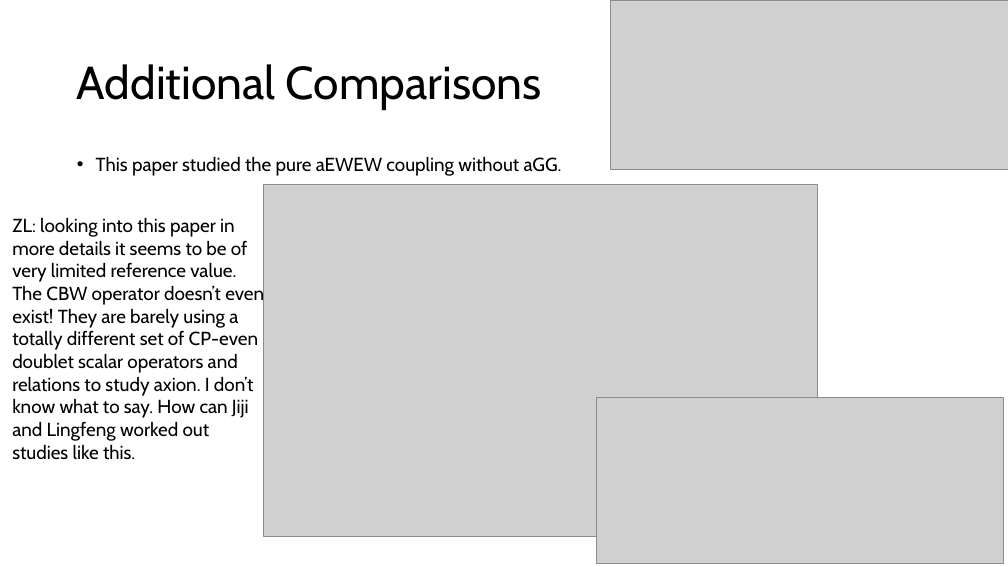
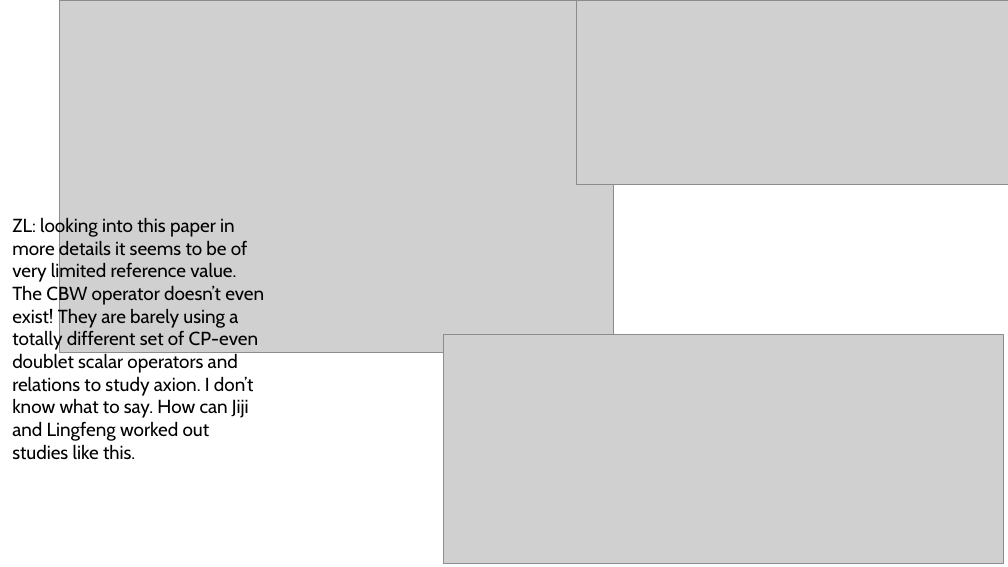
Before and after one commit to ZhenLiuPhys/AxionMuC, a slide deck: slide 15 of Slides/ZL_note_productions.pptx (slide 14 before the commit). Drawn at 1008x567 pixels with LibreOffice and Linux fonts; fonts in the diff are those of the drawing; grey boxes stand for pictures. Boxes give left, top, right and bottom in pixels: in the first picture for what was removed or moved away, otherwise in the second. Text is boxed around its words. In the diff, an @@ line names an element or a change of style, - is before the commit and + after.

```diff
--- a/Slides/ZL_note_productions.pptx
+++ b/Slides/ZL_note_productions.pptx
@@ picture: place and size @@
-picture at [264, 185, 817, 537]
+picture at [60, 0, 613, 352]
@@ picture: place and size @@
-picture at [610, 0, 1008, 169]
+picture at [577, 0, 1008, 184]
@@ title removed at [77, 64, 542, 110] @@
-Additional Comparisons
@@ text removed at [96, 156, 562, 176] @@
-• This paper studied the pure aEWEW coupling without aGG.
@@ picture: place and size @@
-picture at [597, 398, 1003, 564]
+picture at [443, 335, 1003, 564]
```
Also in this commit, not shown: 3 other slides changed, 1 slide added, 7 other files.
